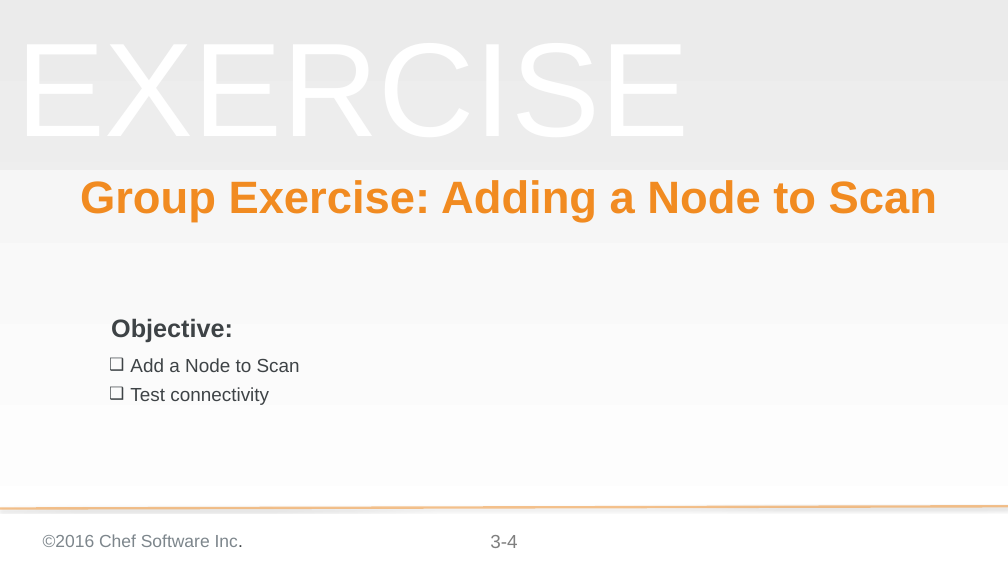
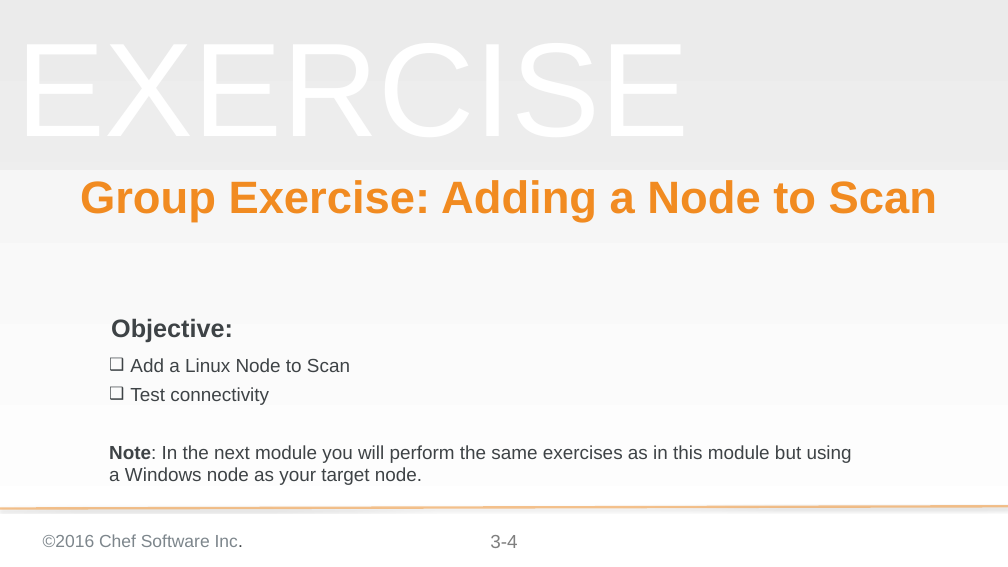
Before and after one commit to bchamby/chef-compliance-installation-configuration-operation, a slide deck: slide 4 of 03-initial-configuration-scans.pptx. Drawn at 1008x567 pixels with LibreOffice and Linux fonts; fonts in the diff are those of the drawing; background and template pictures are left out. Boxes give left, top, right and bottom in pixels: in the first picture for what was removed or moved away, otherwise in the second. Text is boxed around its words. In the diff, an @@ line names an element or a change of style, - is before the commit and + after.

```diff
--- a/03-initial-configuration-scans.pptx
+++ b/03-initial-configuration-scans.pptx
@@ text at box(130, 358, 350, 372): text changed @@
-❑ Add a Node to Scan
+❑ Add a Linux Node to Scan
@@ text at box(109, 445, 852, 485): paragraph added @@
+Note: In the next module you will perform the same exercises as in this module but using a Windows node as your target node.
```
Also in this commit, not shown: 9 other slides changed, 1 slide added, 2 slides removed.
